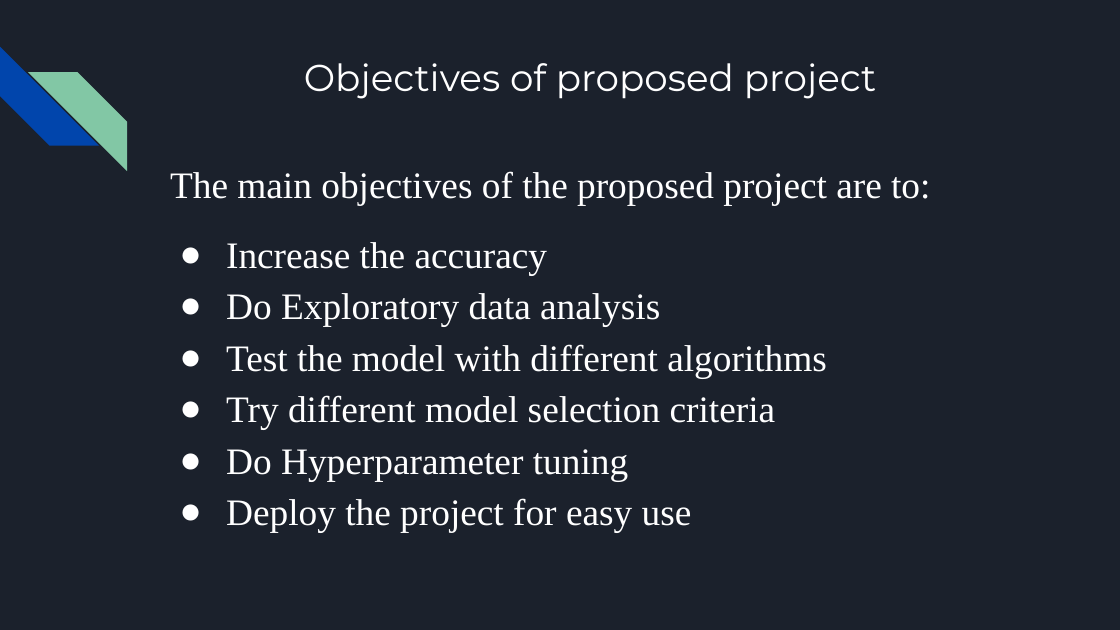
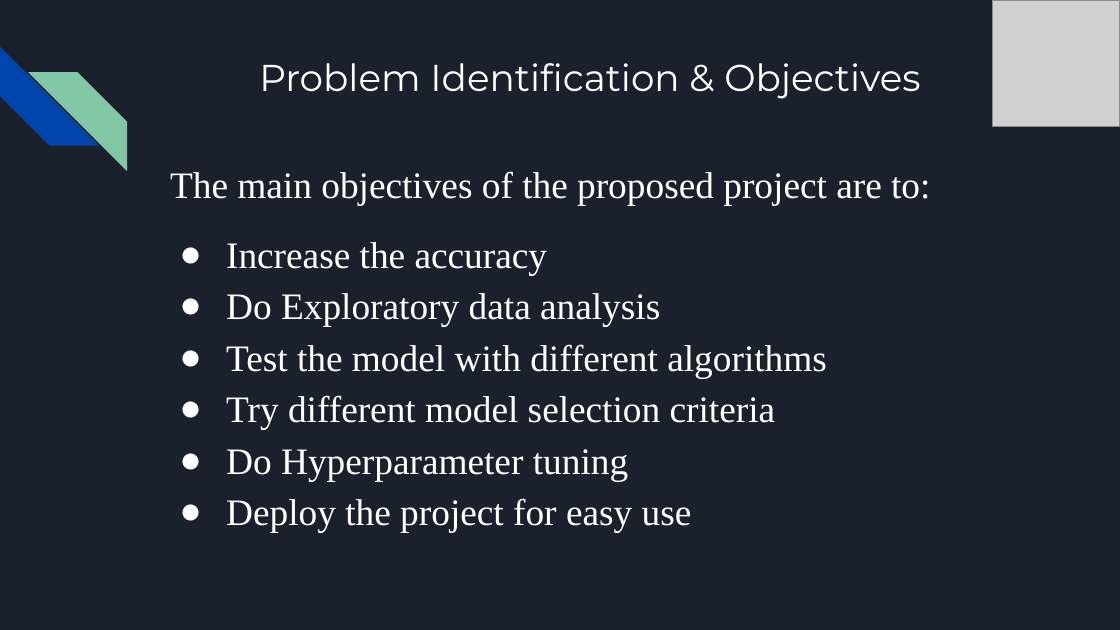
Before and after one commit to Rakesh-Naidu/Credit-card-approval-prediction, a slide deck: slide 17 of Credit Approval Prediction.pptx (slide 12 before the commit). Drawn at 1120x630 pixels with LibreOffice and Linux fonts; fonts in the diff are those of the drawing; grey boxes stand for pictures. Boxes give left, top, right and bottom in pixels: in the first picture for what was removed or moved away, otherwise in the second. Text is boxed around its words. In the diff, an @@ line names an element or a change of style, - is before the commit and + after.

```diff
--- a/Credit Approval Prediction.pptx
+++ b/Credit Approval Prediction.pptx
@@ picture added at (992,0,1120,127) @@
@@ title at (259,63,920,99): text changed @@
-Objectives of proposed project
+Problem Identification & Objectives
```
Also in this commit, not shown: 13 other slides changed, 26 slides added, 4 slides removed, 4 other files.
